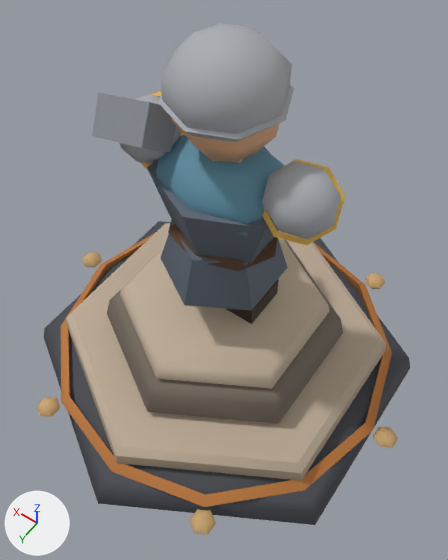
Before and after pictures for a commit that changed the glTF model assets/3d/tours/nains-1.glb.
The view is the same before and after, from a 50 mm camera at (-0.439, 0.614, 1.251) aimed at (-0.033, 0.045, 0.357). The axes (+X, +Y, +Z) are drawn at lower left. The lights are the same throughout. The older version comes first. Where no turn or scale is listed for an object, it has been applied to the vertices. Vertices at exactly the same position are counted once.

Names of what the first picture shows: 'Arme_peint', 'BrasD_peint', 'BrasG_peint', 'Buste_peint', 'Crane_peint', 'JambeG_peint', 'nains_1_peint'.
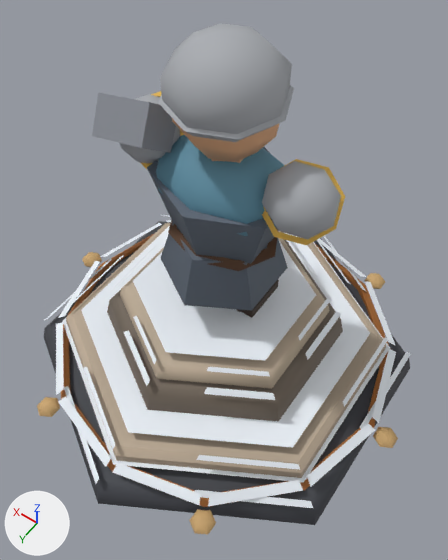
Patch to the scene script:
```diff
--- a/assets/3d/tours/nains-1.glb.py
+++ b/assets/3d/tours/nains-1.glb.py
@@ me_cuivre @@
 # used by ob_nains_1_peint; location = (0.0, 0.0, 0.07)
-me_cuivre.from_pydata(...)  # 252 vertices, 464 faces; spans x -0.422..0.422, y -0.426..0.426, z -0.07..0.17
+me_cuivre.from_pydata(...)  # 420 vertices, 552 faces; spans x -0.422..0.422, y -0.426..0.426, z -0.07..0.191
+# me_cuivre part 1: 168 vertices added at x -0.377..0.377, y -0.412..0.412, z 0.01..0.191
 me_cuivre.materials.append(mat_peint)
```

Pixel boxes [x1, y1, x2, y2] of what changed, in the pictures (448 x 560 px):
'nains_1_peint', reshaped: before [37, 221, 410, 534]; after [37, 215, 411, 534]
part 1 of me_cuivre, added: after [45, 215, 411, 508]
